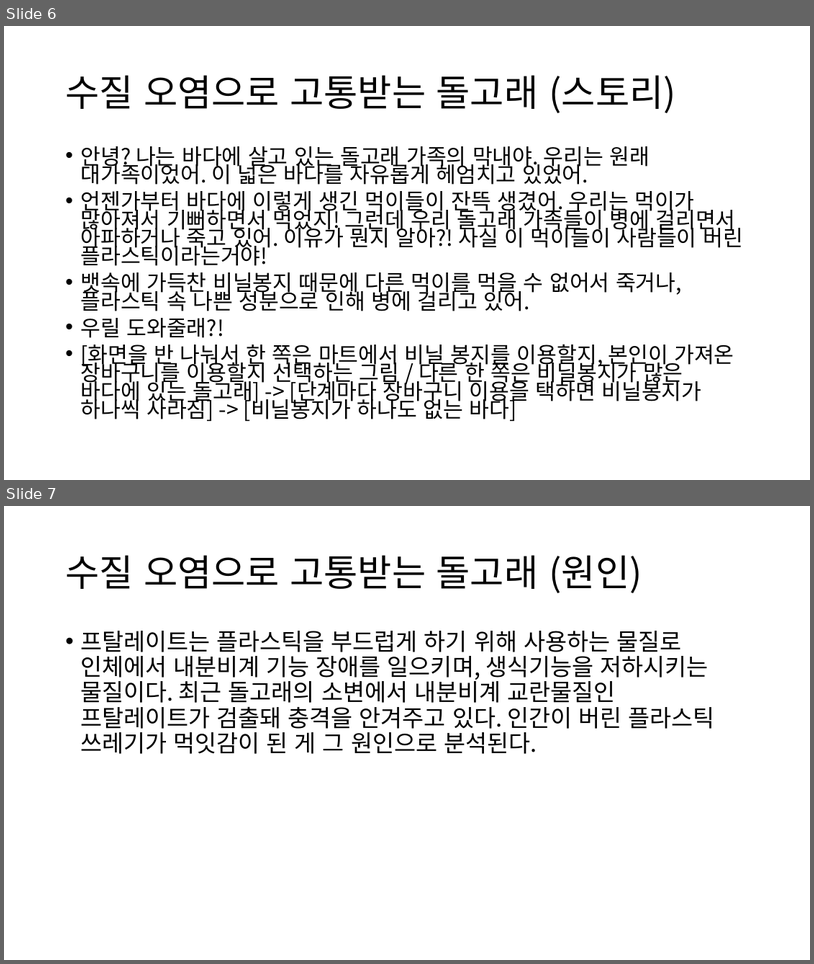
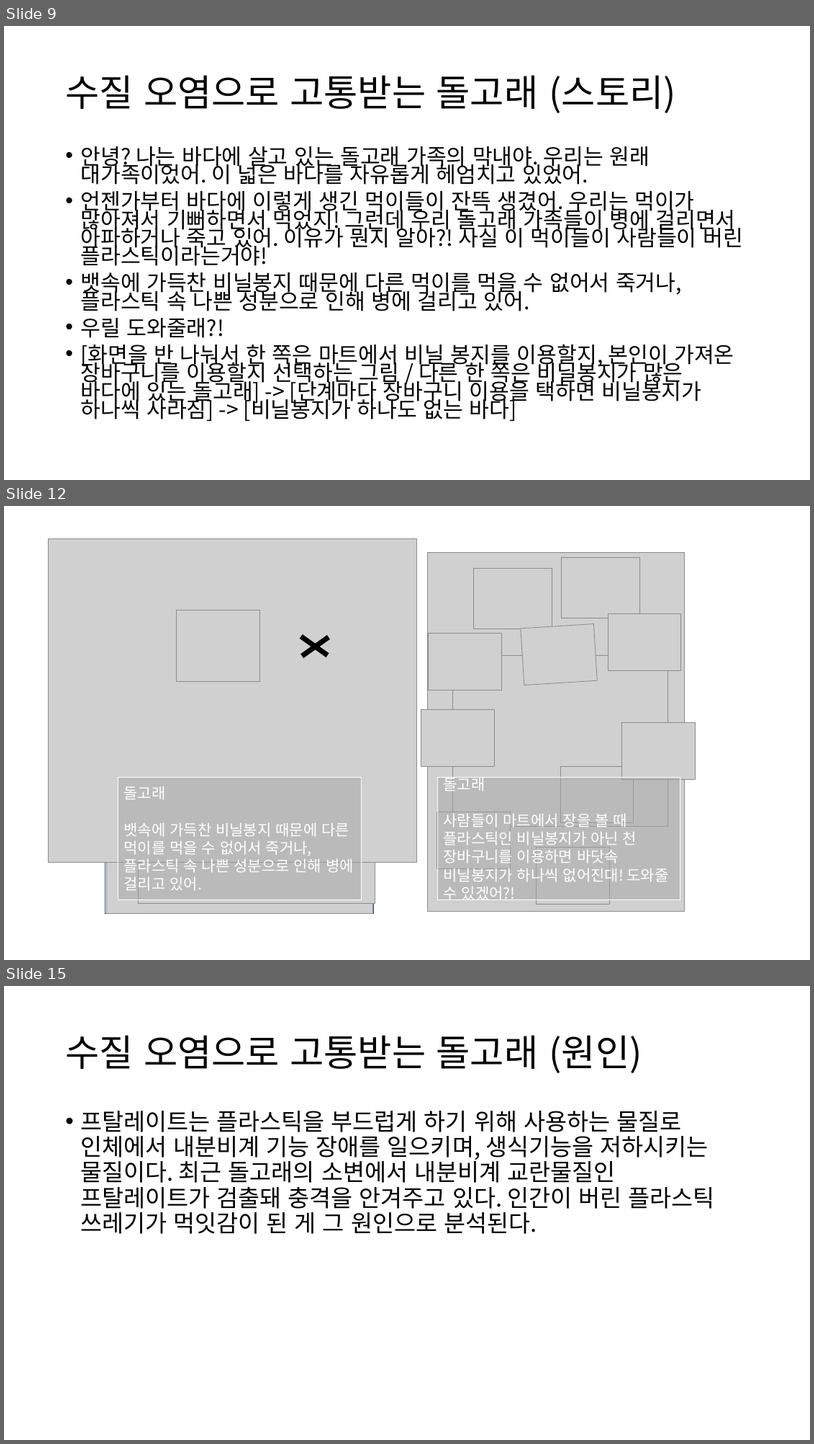
Before and after one commit to heo175/EcoCatProject, a slide deck: 동물 콘티2.pptx. Shown one above the other, each under a label of ours: slides 6 and 7 before the commit, slides 9, 12 and 15 after it; the slides between them are not shown. The pictures are 814x964 and 814x1444 pixels, drawn with LibreOffice and Linux fonts; fonts in the diff are those of the drawing; grey boxes stand for pictures. Boxes give left, top, right and bottom in pixels: in the first picture for what was removed or moved away, otherwise in the second. Text is boxed around its words. In the diff, an @@ line names an element or a change of style, - is before the commit and + after.

Commit message:
돌고래, 나무 콘티2 수정본

```diff
--- a/동물 콘티2.pptx
+++ b/동물 콘티2.pptx
@@ slide 12 added at (4,506,810,960), background #FFFFFF @@
@@ picture added at (48,538,417,862) @@
@@ rectangle added at (106,553,374,913), outline #325491 1 pt @@
@@ picture added at (106,553,373,913) @@
@@ picture added at (427,553,684,911) @@
@@ picture added at (474,569,553,629) @@
@@ picture added at (562,557,640,618) @@
@@ picture added at (177,610,260,682) @@
@@ picture added at (429,633,502,690) @@
@@ picture added at (521,623,597,685) @@
@@ picture added at (608,614,682,671) @@
@@ line added from (301, 636) to (328, 656), #000000 6 pt @@
@@ line added from (329, 637) to (302, 656), #000000 6 pt @@
@@ picture added at (453,656,669,826) @@
@@ picture added at (139,695,376,903) @@
@@ picture added at (422,709,494,766) @@
@@ picture added at (622,722,695,779) @@
@@ rectangle added at (118,777,361,899), fill #A5A5A5 at 50% opacity, outline #FFFFFF 0.75 pt, 18 pt, text #FFFFFF @@
+돌고래
+뱃속에 가득찬 비닐봉지 때문에 다른 먹이를 먹을 수 없어서 죽거나, 플라스틱 속 나쁜 성분으로 인해 병에 걸리고 있어.
@@ rectangle added at (437,777,681,899), fill #A5A5A5 at 50% opacity, outline #FFFFFF 0.75 pt, 18 pt, text #FFFFFF @@
+돌고래
+사람들이 마트에서 장을 볼 때 플라스틱인 비닐봉지가 아닌 천 장바구니를 이용하면 바닷속 비닐봉지가 하나씩 없어진대! 도와줄 수 있겠어?!
@@ picture added at (561,766,634,823) @@
@@ picture added at (437,812,510,869) @@
@@ picture added at (536,847,610,903) @@
@@ what was slide 6 is now slide 9 @@
@@ what was slide 7 is now slide 15 @@
```
Also in this commit, not shown: 1 slide changed, 6 other slides added.
